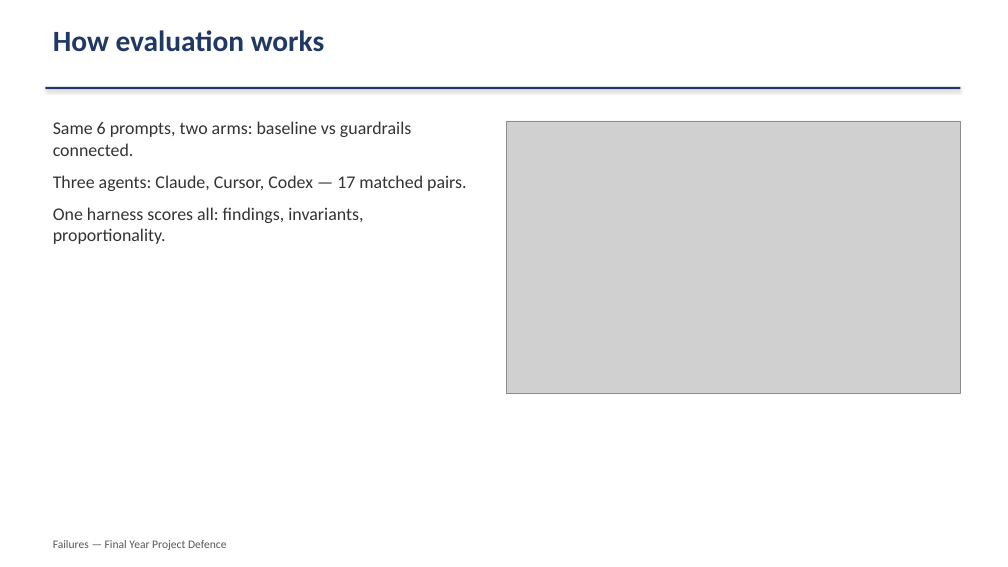
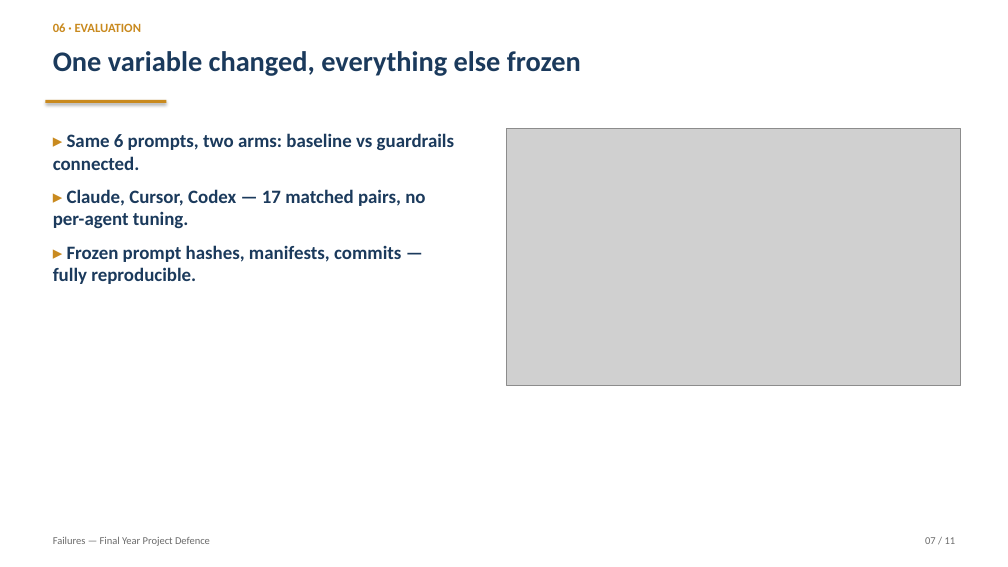
Before and after one commit to mayowa-kalejaiye/Failures, a slide deck: slide 7 of docs/school-project/FAILURES_Defence_Slides.pptx. Drawn at 1008x567 pixels with LibreOffice and Linux fonts; fonts in the diff are those of the drawing; grey boxes stand for pictures. Boxes give left, top, right and bottom in pixels: in the first picture for what was removed or moved away, otherwise in the second. Text is boxed around its words. In the diff, an @@ line names an element or a change of style, - is before the commit and + after.

Commit message:
School project: redesigned defence deck (navy/gold system, stat cards, takeaway strips)

```diff
--- a/docs/school-project/FAILURES_Defence_Slides.pptx
+++ b/docs/school-project/FAILURES_Defence_Slides.pptx
@@ text at box(53, 23, 141, 32): text changed; size 28 to 12 pt; text colour #1F3864 to #C98A1F @@
-How evaluation works
+06 · EVALUATION
@@ text "One variable changed, everything else ...": place and size @@
-text "One variable changed, everything else ..." at box(45, 87, 960, 89)
+text "One variable changed, everything else ..." at box(53, 51, 581, 76)
@@ text "One variable changed, everything else ..." at box(53, 51, 581, 76): fill #1F3864 to none; shadow off @@
@@ text at box(53, 51, 581, 76): text added @@
+One variable changed, everything else frozen
@@ rectangle added at box(45, 100, 166, 103), fill #C98A1F @@
@@ text at box(53, 133, 454, 284): text changed; size 17 to 18 pt; text colour #333333 to #1B3A5C; bold on @@
-Same 6 prompts, two arms: baseline vs guardrails connected.
-Three agents: Claude, Cursor, Codex — 17 matched pairs.
-One harness scores all: findings, invariants, proportionality.
+▸ Same 6 prompts, two arms: baseline vs guardrails connected.
+▸ Claude, Cursor, Codex — 17 matched pairs, no per-agent tuning.
+▸ Frozen prompt hashes, manifests, commits — fully reproducible.
@@ picture: place and size @@
-picture at box(507, 121, 960, 393)
+picture at box(507, 129, 960, 386)
@@ text "Failures — Final Year Project ..." at box(53, 537, 210, 546): size 11 to 10 pt, text colour #595659 to #6B6B6B @@
@@ text added at box(925, 537, 956, 544), 10 pt, text #6B6B6B @@
+07 / 11
```
Also in this commit, not shown: 10 other slides changed, 1 other file.
